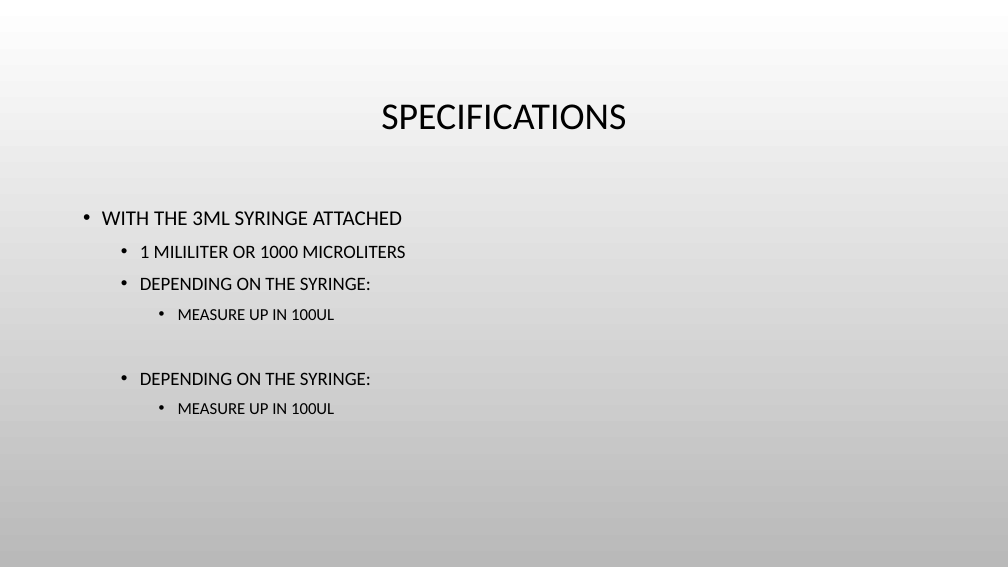
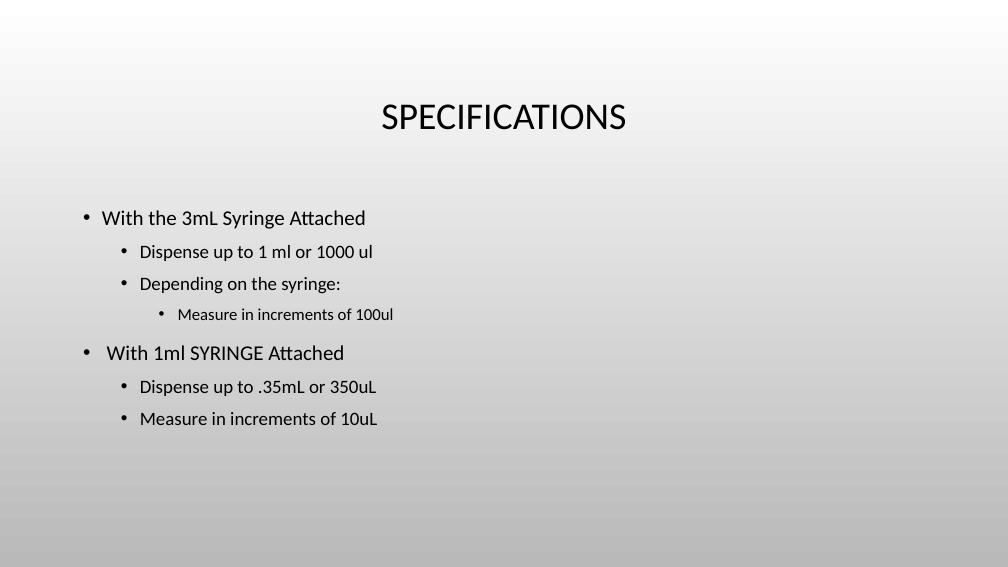
Before and after one commit to Biological-Microsystems-Laboratory/micropipette, a slide deck: slide 2 of Presentation1.pptx. Drawn at 1008x567 pixels with LibreOffice and Linux fonts; fonts in the diff are those of the drawing; background and template pictures are left out. Boxes give left, top, right and bottom in pixels: in the first picture for what was removed or moved away, otherwise in the second. Text is boxed around its words. In the diff, an @@ line names an element or a change of style, - is before the commit and + after.

```diff
--- a/Presentation1.pptx
+++ b/Presentation1.pptx
@@ text at [102,210,393,425]: text changed @@
-• WITH THE 3ML SYRINGE ATTACHED
-  • 1 MILILITER OR 1000 MICROLITERS
-  • DEPENDING ON THE SYRINGE:
-    • MEASURE UP IN 100UL
-  • DEPENDING ON THE SYRINGE:
-    • MEASURE UP IN 100UL
+• With the 3mL Syringe Attached
+  • Dispense up to 1 ml or 1000 ul
+  • Depending on the syringe:
+    • Measure in increments of 100ul
+• With 1ml SYRINGE Attached
+  • Dispense up to .35mL or 350uL
+  • Measure in increments of 10uL
```
Also in this commit, not shown: 1 other slide changed, 4 slides added, 1 slide removed, 1 other file.
